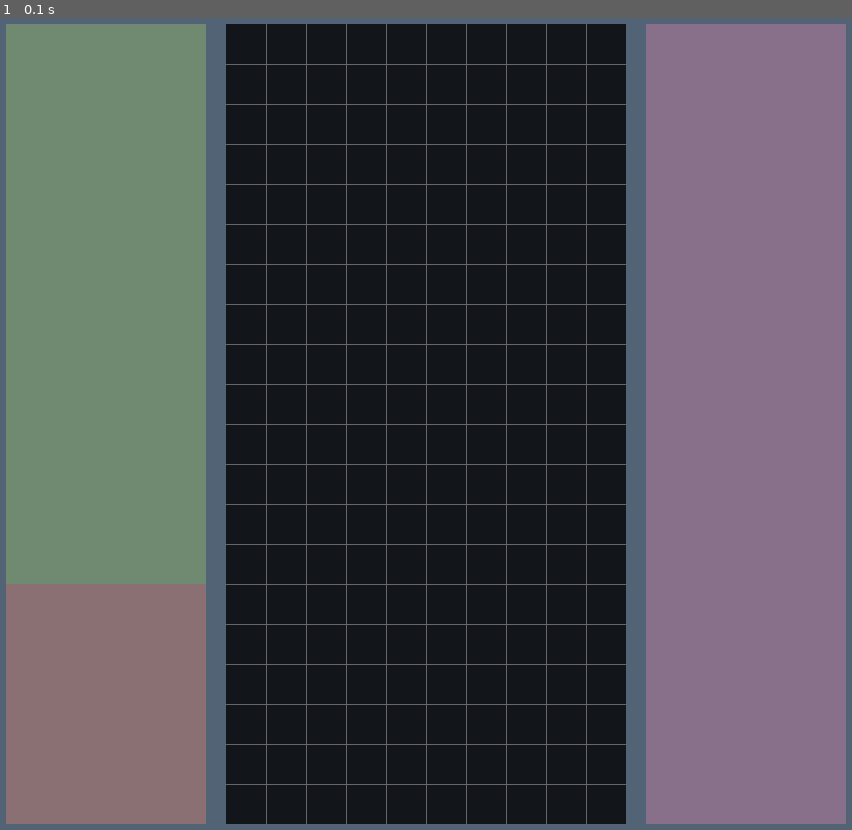
Above: before the commit, frame 1.
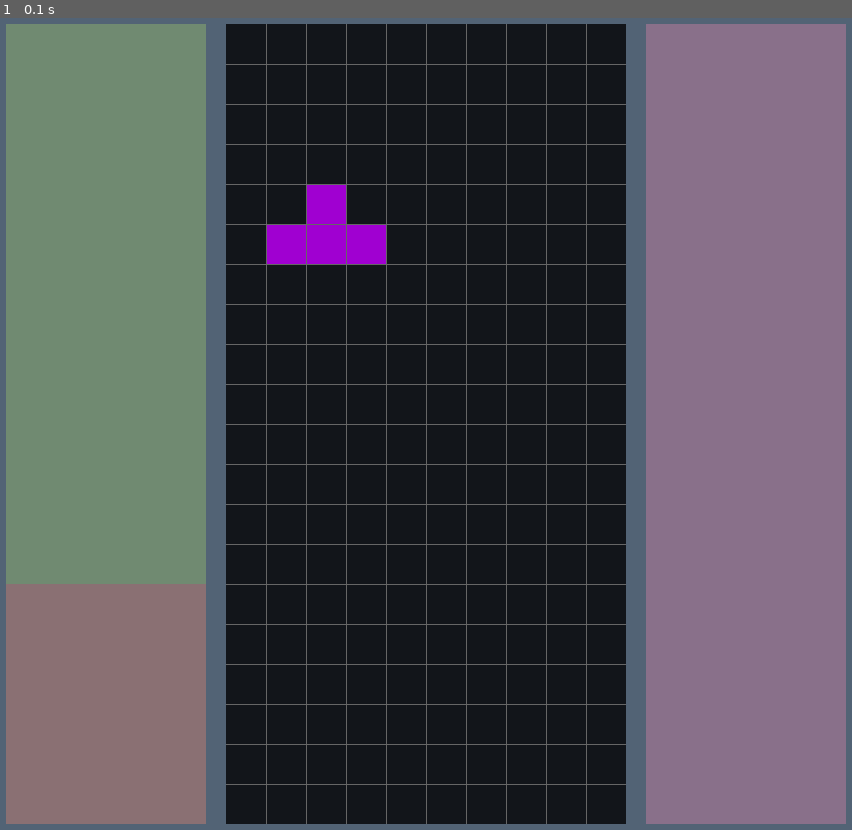
Above: after the commit, the same moment.

Repository: matiasmasjuan/Tetris-Pygame
Game: pygame game, started from main.py
The game is run twice, just before and just after one commit, with the same random seed, the same clock (stepped at 60 frames per second) and the same inputs.
Inputs:
- Up to frame 1 (0.1 s): no input

The runs differ from the first frame. In frame 1, 0.9% of the frame differs, in the area x 31-46%, y 20-31%.

Commit message:
:brick: Add Blocks and Tetrominos

Diff:
--- /dev/null
+++ b/block.py
@@ -0,0 +1,13 @@
+from parameters import *
+
+class Block(pygame.sprite.Sprite):
+    def __init__(self, group: pygame.sprite.Group, pos: pygame.Vector2, color: str) -> None:
+        super().__init__(group)
+
+        self.image = pygame.Surface((CELL_SIZE, CELL_SIZE))
+        self.image.fill(color)
+
+        self.pos = pos + BLOCK_OFFSET_POSITION
+        x = self.pos.x * CELL_SIZE
+        y = self.pos.y * CELL_SIZE
+        self.rect = self.image.get_rect(topleft=(x, y))
--- a/game.py
+++ b/game.py
@@ -1,9 +1,13 @@
 from parameters import *
-
+from tetromino import Tetronimo
 class Game:
     def __init__(self) -> None:
         self.surface = pygame.Surface((GAME_WIDTH, GAME_HEIGHT))
         self.display_surface = pygame.display.get_surface()
+
+        self.rect = self.surface.get_rect(topleft=(2 * WINDOW_PADDING + LEFT_SIDEBAR_WIDTH, WINDOW_PADDING))
+        self.sprites = pygame.sprite.Group()
+        self.tetromino = Tetronimo('T', self.sprites)
 
     def draw_game_grid(self) -> None:
         for column in range(1, COLUMNS):
@@ -20,6 +24,8 @@
 
 
     def run(self) -> None:
+        self.sprites.draw(self.surface)
         self.draw_game_grid()
+
         self.display_surface.blit(self.surface, (2 * WINDOW_PADDING + LEFT_SIDEBAR_WIDTH, WINDOW_PADDING))
         self.surface.fill(COLORS['GAME_BACKGROUND'])
--- a/parameters.py
+++ b/parameters.py
@@ -17,6 +17,8 @@
 WINDOW_WIDTH = GAME_WIDTH + LEFT_SIDEBAR_WIDTH + RIGHT_SIDEBAR_WIDTH + 4 * WINDOW_PADDING
 WINDOW_HEIGHT = GAME_HEIGHT + WINDOW_PADDING * 2
 
+BLOCK_OFFSET_POSITION = pygame.Vector2(2, 5)
+
 COLORS = {
     'WINDOW_BACKGROUND': '#526375',
     'GAME_BACKGROUND': '#12151a',
@@ -24,4 +26,21 @@
     'SCORE_BACKGROUND': '#708a71',
     'SEQUENCE_BACKGROUND': '#89708a',
     'GAME_LINE_COLOR': '#666666',
+    'LIGHT_BLUE': '#00d9ff',
+    'DARK_BLUE': '#1200b8',
+    'ORANGE': '#ff8800',
+    'YELLOW': '#ffff00',
+    'GREEN': '#67ff26',
+    'RED': '#ff2200',
+    'MAGENTA': '#a000d1',
 }
+
+TETROMINOS = {
+	'I': {'shape': [(0,0), (0,-1), (0,-2), (0,1)], 'color': COLORS['LIGHT_BLUE']},
+	'J': {'shape': [(0,0), (0,-1), (0,1), (-1,1)], 'color': COLORS['DARK_BLUE']},
+	'L': {'shape': [(0,0), (0,-1), (0,1), (1,1)], 'color': COLORS['ORANGE']},
+	'O': {'shape': [(0,0), (0,-1), (1,0), (1,-1)], 'color': COLORS['YELLOW']},
+	'S': {'shape': [(0,0), (-1,0), (0,-1), (1,-1)], 'color': COLORS['GREEN']},
+	'Z': {'shape': [(0,0), (1,0), (0,-1), (-1,-1)], 'color': COLORS['RED']},
+	'T': {'shape': [(0,0), (-1,0), (1,0), (0,-1)], 'color': COLORS['MAGENTA']}
+}
--- /dev/null
+++ b/tetromino.py
@@ -0,0 +1,8 @@
+from parameters import *
+from block import Block
+class Tetronimo():
+    def __init__(self, shape: str, group: pygame.sprite.Group) -> None:
+
+        self.block_positions = TETROMINOS[shape]['shape']
+        self.color = TETROMINOS[shape]['color']
+        self.blocks = [Block(group, pygame.Vector2(pos), self.color) for pos in self.block_positions]
